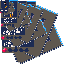
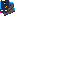
Revision of a layered (64, 64) image; what changed, layer by layer:
painted on "big copy #2" over [0, 1, 15, 16]
hid "big copy", painted on it over [1, 0, 32, 32]
hid "big copy #1", painted on it over [1, 1, 47, 48]
hid "big", painted on it over [2, 1, 64, 64]